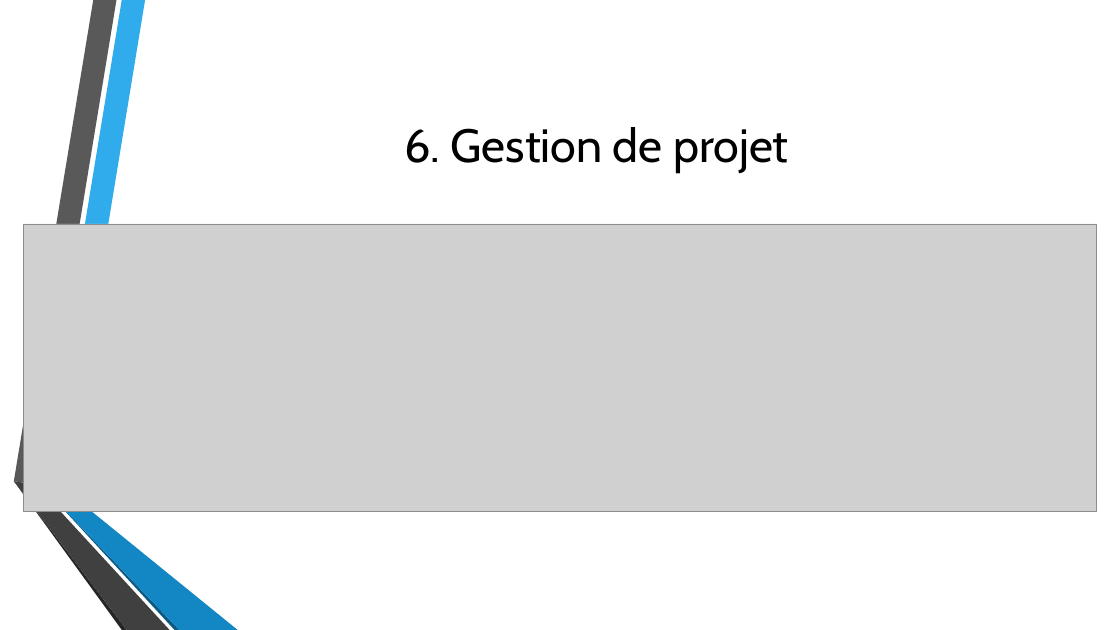
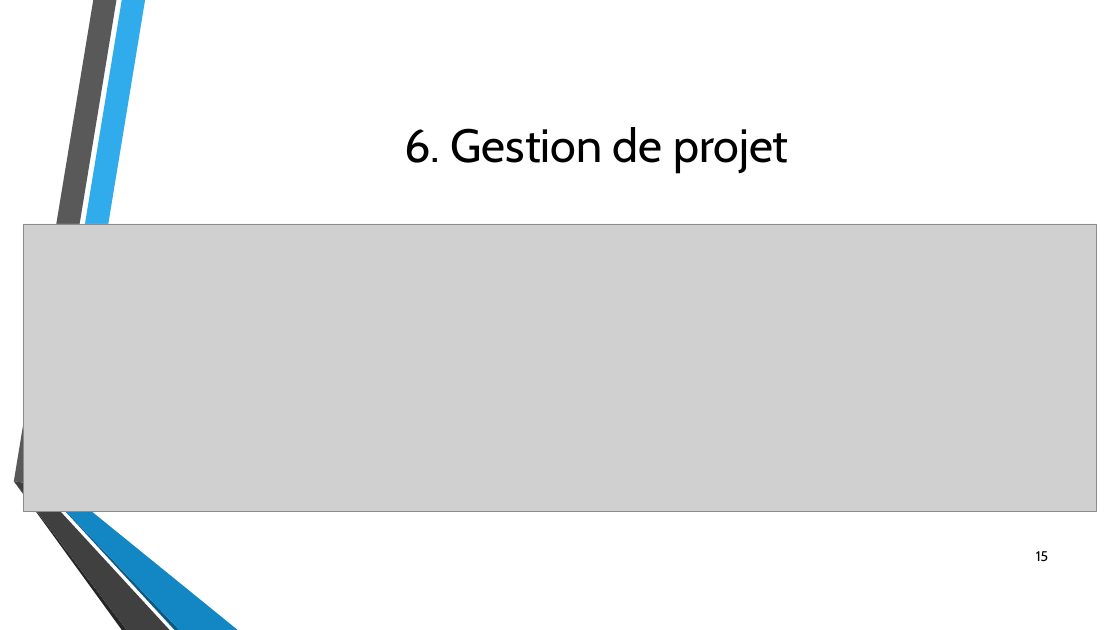
Before and after one commit to davidrubino/cmdb, a slide deck: slide 15 of report/cmdb.pptx (slide 16 before the commit). Drawn at 1120x630 pixels with LibreOffice and Linux fonts; fonts in the diff are those of the drawing; grey boxes stand for pictures; background and template pictures are left out. Boxes give left, top, right and bottom in pixels: in the first picture for what was removed or moved away, otherwise in the second. Text is boxed around its words. In the diff, an @@ line names an element or a change of style, - is before the commit and + after.

```diff
--- a/report/cmdb.pptx
+++ b/report/cmdb.pptx
@@ page number added at (x1=1036, y1=551, x2=1049, y2=562), 12 pt, text #000000 @@
+15
```
Also in this commit, not shown: 16 other slides changed, 1 slide removed, 3 other files.
